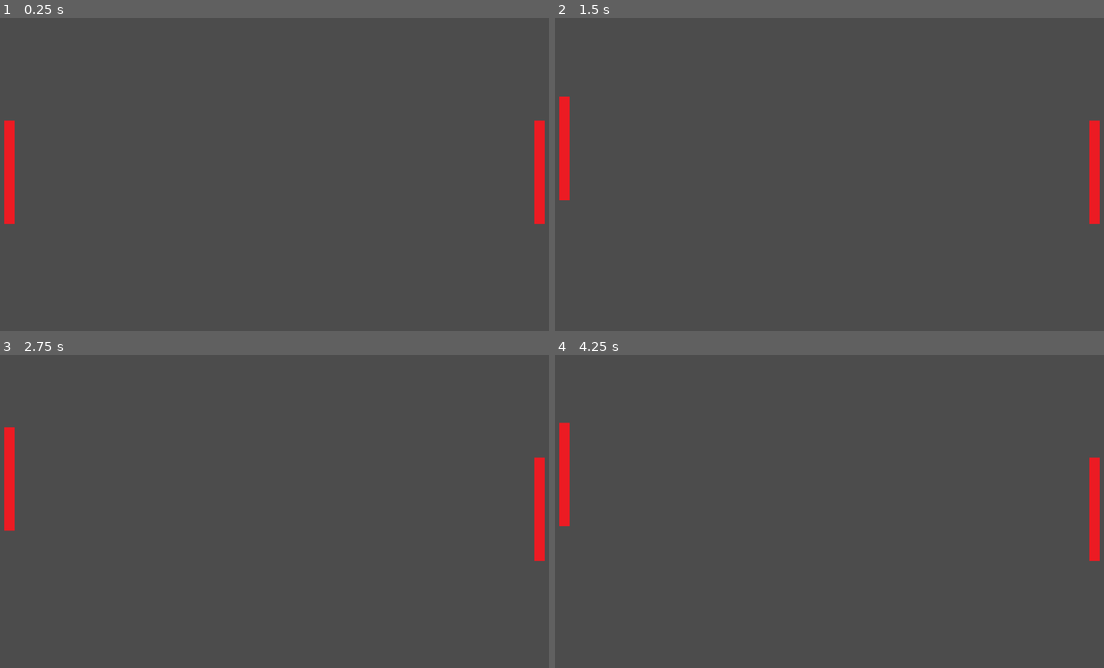
Above: before the commit, frames 1-4 (two rows, left to right).
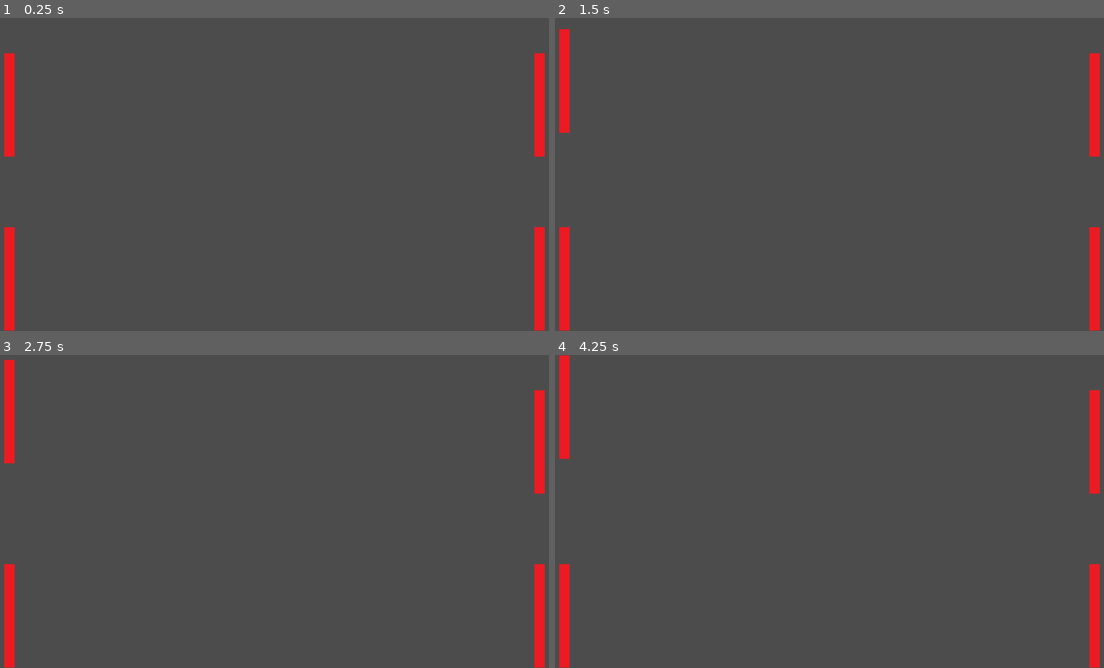
Above: after the commit, the same moments.

Repository: devmcclu/Pong2-Electric-Boogalo
Game: Godot game, scene res://Main.tscn
Two runs of this game, one before a commit and one after it. Both use one fixed random seed, a clock stepped at 60 frames per second and the inputs below.
Inputs:
- Up to frame 1 (0.25 s): no input
- Up to frame 2 (1.5 s): tap Enter at 0.5 s; hold W (player_1_up) 0.53-1.28 s; hold S (player_1_down) from 1.28 s (still down)
- Up to frame 3 (2.75 s): release S (player_1_down) at 2.03 s; hold W (player_1_up) from 2.03 s (still down)
- Up to frame 4 (4.25 s): release W (player_1_up) at 3.53 s; hold S (player_1_down) from 3.53 s (still down)

The runs differ from the first frame. In frame 1, 2.9% of the frame differs, in the area x 0-100%, y 11-100%; in frame 2, 2.9%; in frame 3, 2.9%; in frame 4, 2.9%.

Commit message:
Move position of player characters

Diff:
--- a/Main.tscn
+++ b/Main.tscn
@@ -12,7 +12,7 @@
 
 [node name="player_1" type="Area2D" parent="." index="0"]
 
-position = Vector2( 30, 355 )
+position = Vector2( 30, 200 )
 input_pickable = true
 gravity_vec = Vector2( 0, 1 )
 gravity = 98.0
@@ -40,7 +40,7 @@
 
 [node name="player_2" type="Area2D" parent="." index="1"]
 
-position = Vector2( 1250, 355 )
+position = Vector2( 1250, 200 )
 input_pickable = true
 gravity_vec = Vector2( 0, 1 )
 gravity = 98.0
@@ -65,3 +65,59 @@
 
 shape = SubResource( 1 )
 _sections_unfolded = [ "Transform" ]
+
+[node name="player_3" type="Area2D" parent="." index="2"]
+
+position = Vector2( 30, 600 )
+input_pickable = true
+gravity_vec = Vector2( 0, 1 )
+gravity = 98.0
+linear_damp = 0.1
+angular_damp = 1.0
+audio_bus_override = false
+audio_bus_name = "Master"
+script = ExtResource( 1 )
+_sections_unfolded = [ "Transform" ]
+__meta__ = {
+"_edit_group_": true
+}
+speed = 100
+
+[node name="player_3_graphic" type="Sprite" parent="player_3" index="0"]
+
+scale = Vector2( 0.390517, 3.71515 )
+texture = ExtResource( 2 )
+_sections_unfolded = [ "Transform" ]
+
+[node name="CollisionShape2D" type="CollisionShape2D" parent="player_3" index="1"]
+
+shape = SubResource( 1 )
+_sections_unfolded = [ "Transform" ]
+
+[node name="player_4" type="Area2D" parent="." index="3"]
+
+position = Vector2( 1250, 600 )
+input_pickable = true
+gravity_vec = Vector2( 0, 1 )
+gravity = 98.0
+linear_damp = 0.1
+angular_damp = 1.0
+audio_bus_override = false
+audio_bus_name = "Master"
+script = ExtResource( 1 )
+_sections_unfolded = [ "Transform" ]
+__meta__ = {
+"_edit_group_": true
+}
+speed = 100
+
+[node name="player_3_graphic" type="Sprite" parent="player_4" index="0"]
+
+scale = Vector2( 0.390517, 3.71515 )
+texture = ExtResource( 2 )
+_sections_unfolded = [ "Transform" ]
+
+[node name="CollisionShape2D" type="CollisionShape2D" parent="player_4" index="1"]
+
+shape = SubResource( 1 )
+_sections_unfolded = [ "Transform" ]
